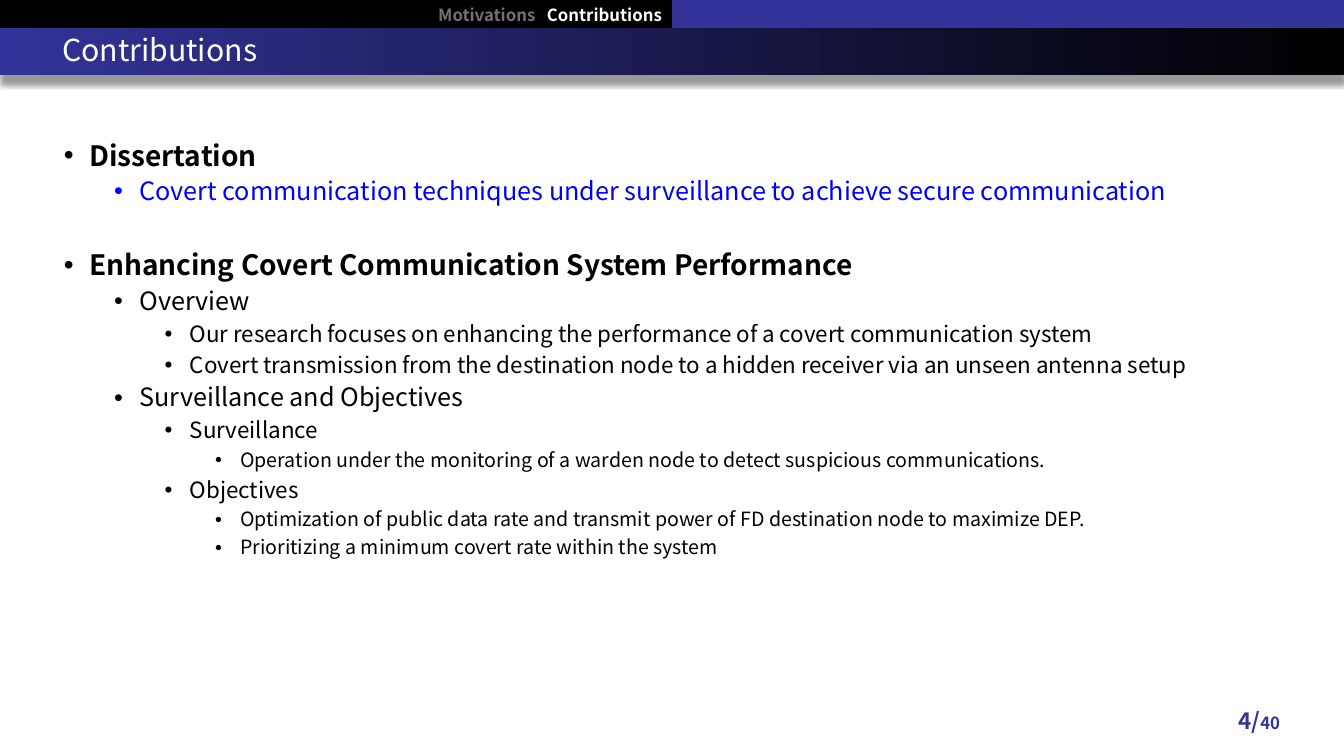
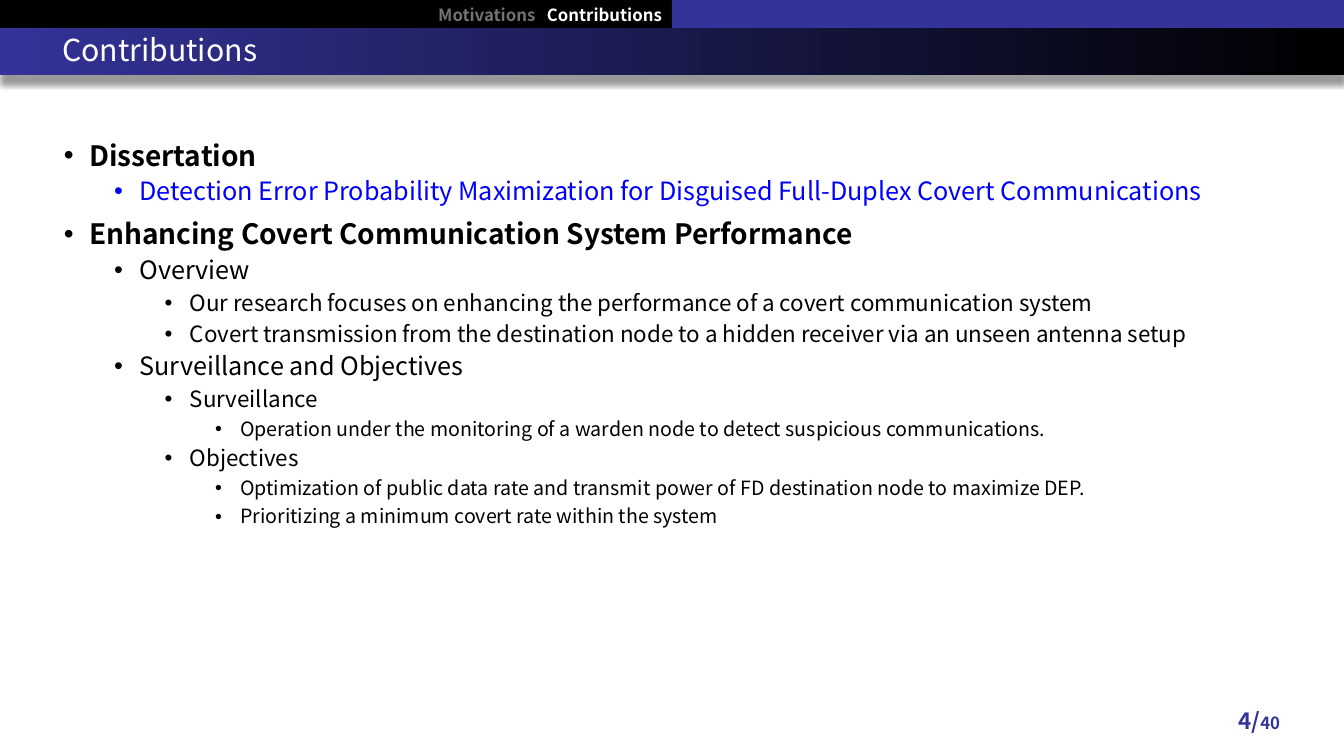
Before and after one commit to RefatHanbat/Presentation-of-SDM, a slide deck: slide 4 of New Problem/Thesis Defense slide.pptx. Drawn at 1344x756 pixels with LibreOffice and Linux fonts; fonts in the diff are those of the drawing. Boxes give left, top, right and bottom in pixels: in the first picture for what was removed or moved away, otherwise in the second. Text is boxed around its words. In the diff, an @@ line names an element or a change of style, - is before the commit and + after.

```diff
--- a/New Problem/Thesis Defense slide.pptx
+++ b/New Problem/Thesis Defense slide.pptx
@@ text at (x1=139, y1=179, x2=1202, y2=207): text changed @@
-  • Covert communication techniques under surveillance to achieve secure communication
+  • Detection Error Probability Maximization for Disguised Full-Duplex Covert Communications
```
Also in this commit, not shown: 2 other slides changed, 4 slides added, 3 other files.
